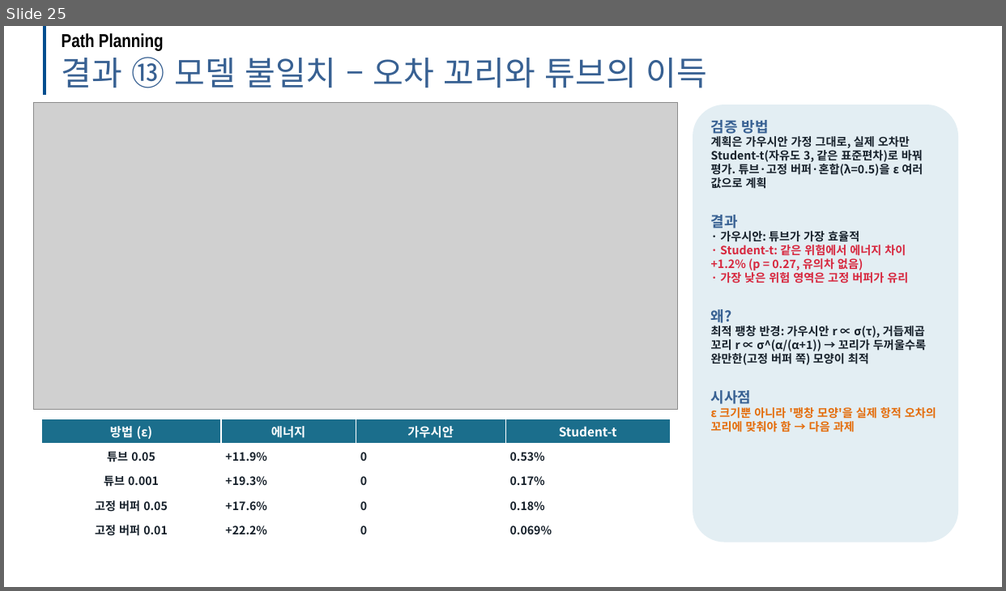
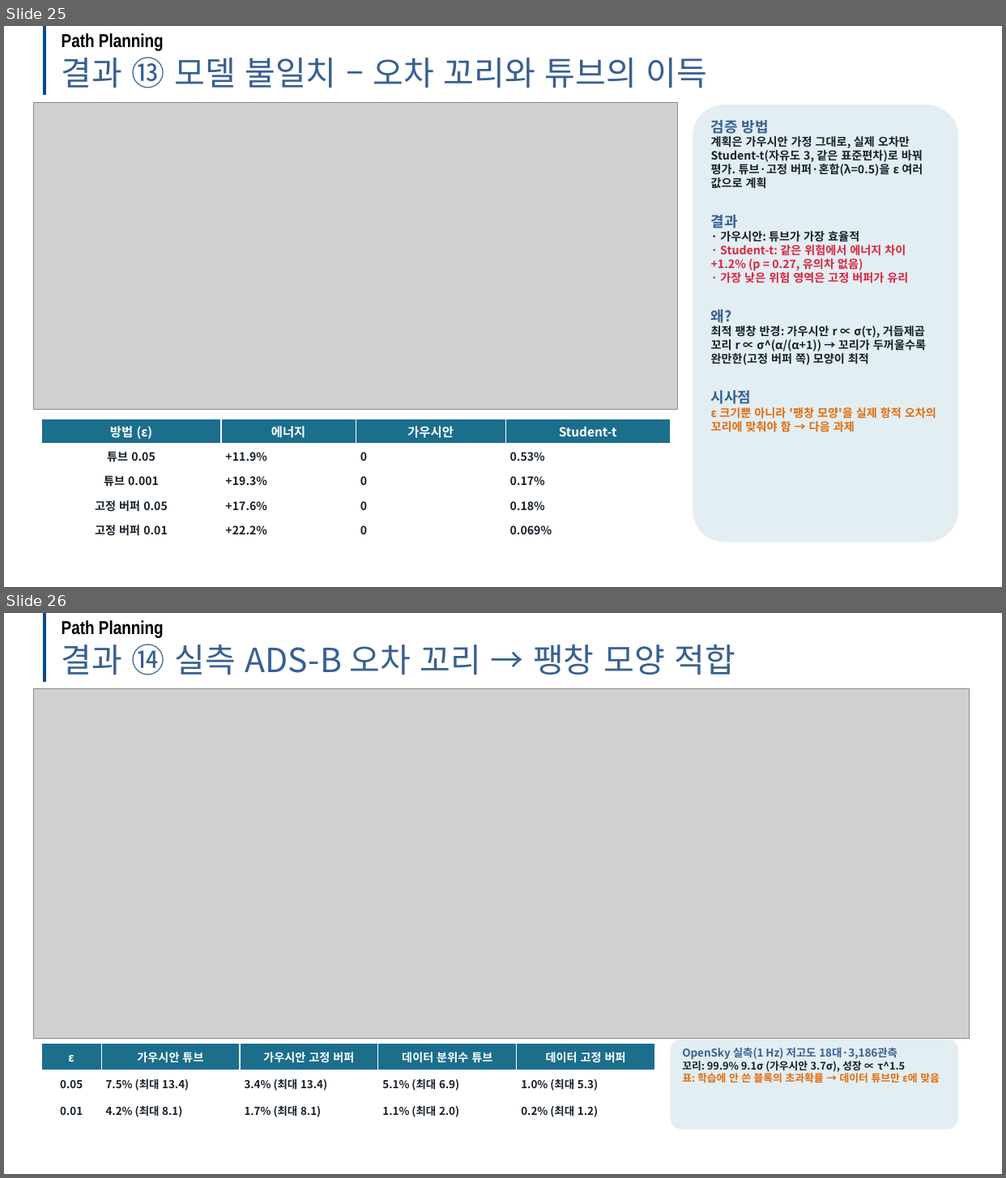
Before and after one commit to dnfl5345/Drone_path_opt, a slide deck: docs/drone_soc_path_planning_dev.pptx. Shown one above the other, each under a label of ours: slide 25 before the commit, slides 25 and 26 after it. The pictures are 1006x591 and 1006x1178 pixels, drawn with LibreOffice and Linux fonts; fonts in the diff are those of the drawing; grey boxes stand for pictures; background and template pictures are left out. Boxes give left, top, right and bottom in pixels: in the first picture for what was removed or moved away, otherwise in the second. Text is boxed around its words. In the diff, an @@ line names an element or a change of style, - is before the commit and + after.

```diff
--- a/docs/drone_soc_path_planning_dev.pptx
+++ b/docs/drone_soc_path_planning_dev.pptx
@@ slide 26 added at bbox=[4, 613, 1002, 1174], background #FFFFFF @@
@@ line added from (44, 613) to (44, 682), #004E8F 3.5 pt @@
@@ text added at bbox=[62, 620, 164, 638], 18 pt, text #000000, bold @@
+Path Planning
@@ text added at bbox=[62, 644, 735, 675], 32 pt, text #376092 @@
+결과 ⑭ 실측 ADS-B 오차 꼬리 → 팽창 모양 적합
@@ picture added at bbox=[34, 688, 970, 1038] @@
@@ table added at bbox=[41, 1043, 655, 1124], 3 rows, 5 columns @@
+ε | 가우시안 튜브 | 가우시안 고정 버퍼 | 데이터 분위수 튜브 | 데이터 고정 버퍼
+0.05 | 7.5% (최대 13.4) | 3.4% (최대 13.4) | 5.1% (최대 6.9) | 1.0% (최대 5.3)
+0.01 | 4.2% (최대 8.1) | 1.7% (최대 8.1) | 1.1% (최대 2.0) | 0.2% (최대 1.2)
@@ rounded rectangle added at bbox=[671, 1040, 958, 1130], fill #E3EEF3, 10 pt, text #16202A, bold @@
+OpenSky 실측(1 Hz) 저고도 18대·3,186관측
+꼬리: 99.9% 9.1σ (가우시안 3.7σ), 성장 ∝ τ^1.5
+표: 학습에 안 쓴 블록의 초과확률 → 데이터 튜브만 ε에 맞음
```
Also in this commit, not shown: 2 slides changed, 1 other slide added, 14 other files.
